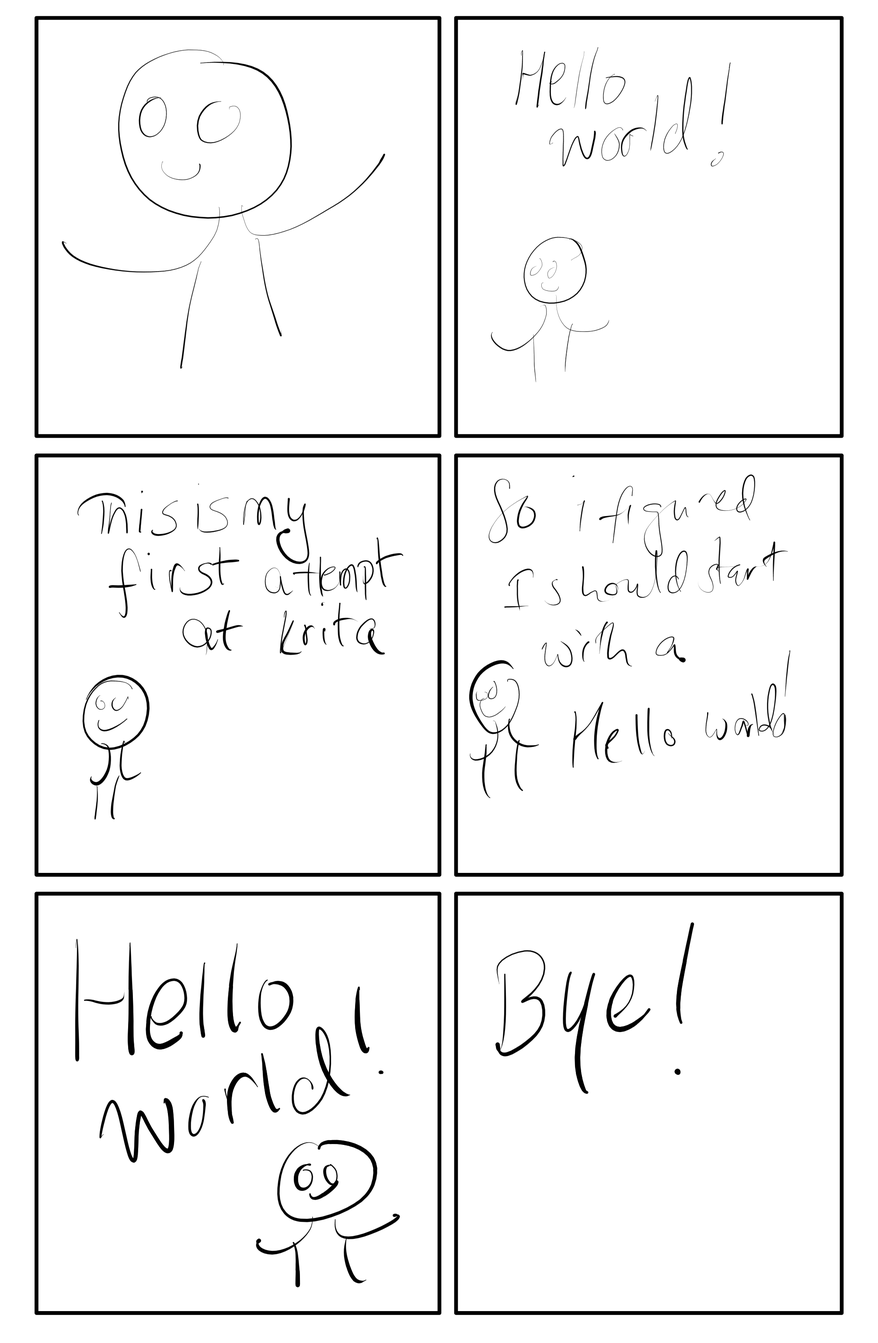
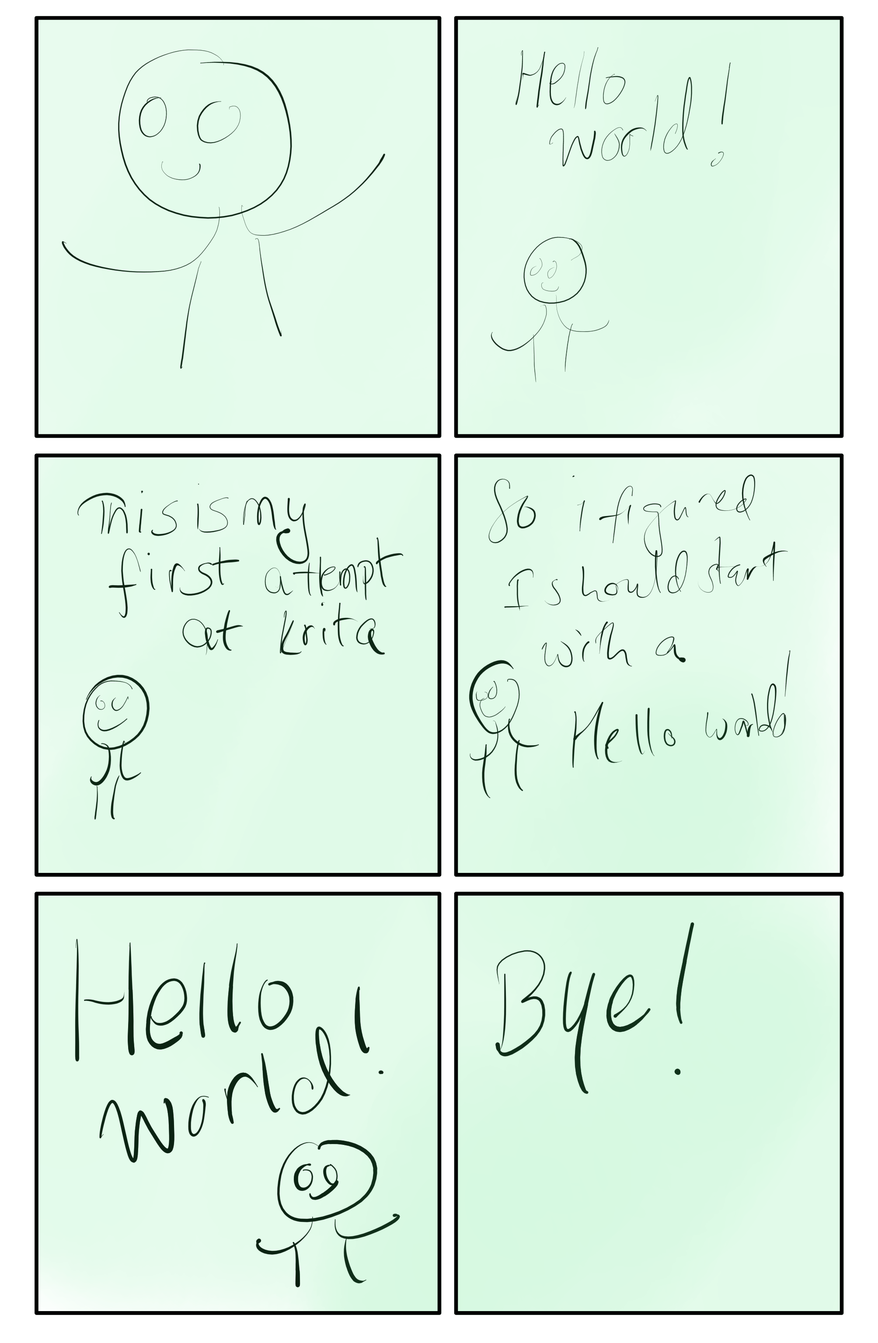
Layer changes from the first 878px x 1343px image to the second:
painted on "Sketch" over 34, 15, 845, 1316
